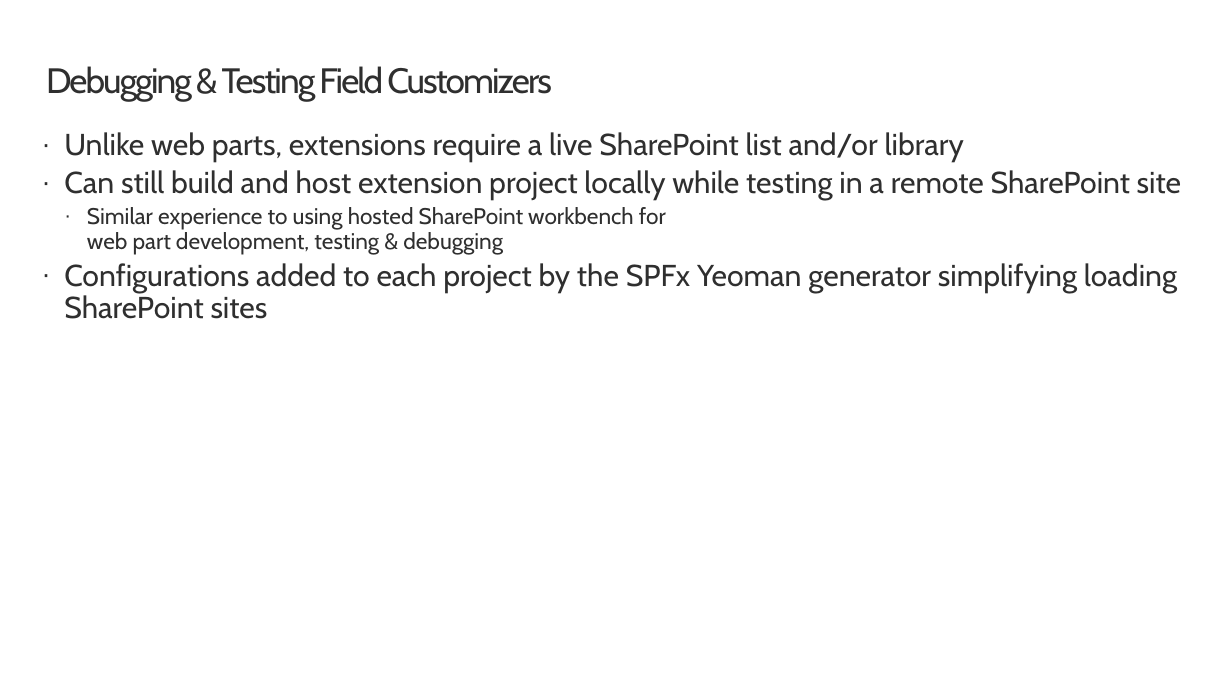
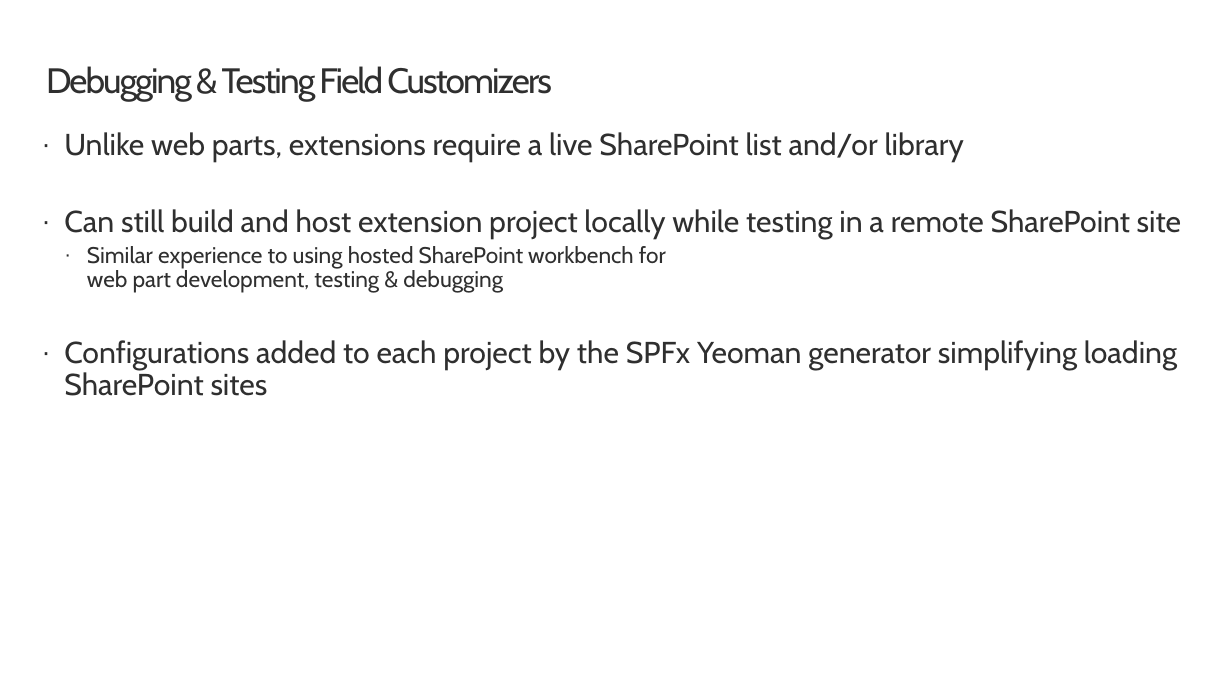
Before and after one commit to SharePoint/sp-dev-training-spfx-extensions, a slide deck: slide 6 of 02 fieldcustomizer.pptx. Drawn at 1232x693 pixels with LibreOffice and Linux fonts; fonts in the diff are those of the drawing; background and template pictures are left out. Boxes give left, top, right and bottom in pixels: in the first picture for what was removed or moved away, otherwise in the second. Text is boxed around its words. In the diff, an @@ line names an element or a change of style, - is before the commit and + after.

```diff
--- a/02 fieldcustomizer.pptx
+++ b/02 fieldcustomizer.pptx
@@ text "Unlike web parts, extensions require ..." rewrapped from bbox=[64, 132, 1181, 319] to bbox=[64, 132, 1181, 396] @@
```
Also in this commit, not shown: 1 slide removed, 54 other files.
